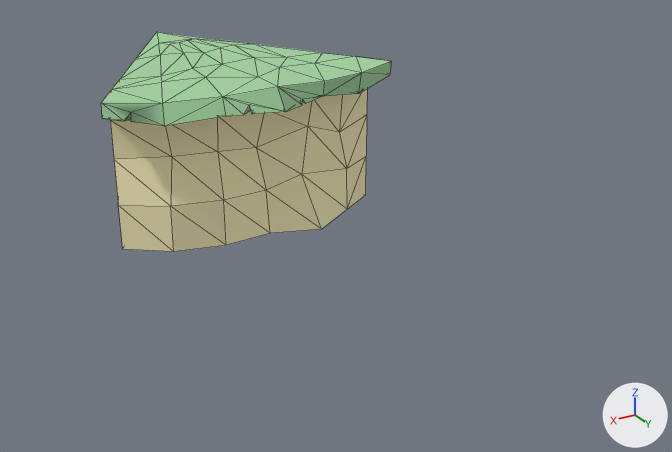
An edit to the glTF model public/assets/tile2.glb, drawn before and after from the same camera.
Rendered twice from a camera (50 mm lens) standing at (0.69, 1.884, 0.692) and looking at (-0.106, 0.557, 0.028). Lighting does not change. The marker at lower right points along +X, +Y and +Z. Mesh edges are drawn as thin lines. Where no turn or scale is listed for an object, it has been applied to the vertices. Vertices at the same position are counted once.

The older version as bpy lines, for what is in view:
```python
me_cylinder_025 = bpy.data.meshes.new('Cylinder.025')
me_cylinder_025.from_pydata(...)  # 89 vertices, 168 faces; spans x -0.275..0.275, y 0.0..0.569, z 0.0..0.297
# faces by material slot: [89, 79]
me_cylinder_025.materials.append(mat_stone_006)  # beige #f8eebc
me_cylinder_025.materials.append(mat_top_006)  # green #a4d4a2
ob_hill_004 = bpy.data.objects.new('hill.004', me_cylinder_025)
ob_hill_004.location = (0.0, 0.0, 0.0)
```
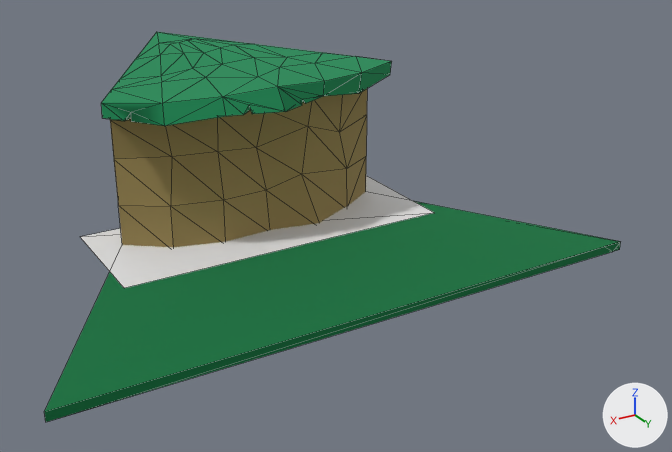
Where the change shows, as pixel boxes [x1, y1, x2, y2] in the pictures (672 x 452 px):
'ground.018', added (green)
    after: [44, 201, 621, 422]
'rocks2.003', added
    after: [81, 176, 434, 288]
part 1 of me_cylinder_025, recoloured
    both: [110, 89, 367, 248]
part 2 of me_cylinder_025, recoloured
    both: [101, 32, 392, 126]

Edits to the bpy script that builds the scene:
```text
Add mat_top_009:
    mat_top_009 = principled_material('top.009')
    mat_top_009.base_color = (0.0103, 0.262, 0.0953)  # green #1a8c57
    mat_top_009.roughness = 1.0
Add mat_stone_009:
    mat_stone_009 = principled_material('stone.009')
    mat_stone_009.base_color = (0.305, 0.223, 0.0782)  # yellow #96824f
    mat_stone_009.roughness = 1.0
Add mat_ground_010:
    mat_ground_010 = principled_material('ground.010')
    mat_ground_010.base_color = (0.0, 0.168, 0.0467)  # dark green #00723d
    mat_ground_010.roughness = 1.0
Change me_cylinder_025:
    where me_cylinder_025.from_pydata(...)  # 89 vertices, 168 faces; spans x -0.275..0.275, y 0.0..0.569, z 0.0..0.297
    used by ob_hill_004; location = (0.0, 0.0, 0.0)
    me_cylinder_025 part 1: all 89 faces that had it switch from mat_stone_006 (beige #f8eebc) to mat_stone_009 (yellow #96824f)
    me_cylinder_025 part 2: all 79 faces that had it switch from mat_top_006 (green #a4d4a2) to mat_top_009 (green #1a8c57)
Add me_plane_015:
    me_plane_015.from_pydata([(-0.301, -0.116, 0.0), (0.301, -0.116, 0.0), (-0.301, 0.116, 0.0), (0.301, 0.116, 0.0)], [], [(1, 2, 0), (1, 3, 2)])
Add me_circle_051:
    me_circle_051.from_pydata([(0.5, 0.866, 0.0), (-0.5, 0.866, 0.0), (0.0, 0.0, 0.0), (0.5, 0.866, 0.015), (-0.5, 0.866, 0.015), (0.0, 0.0, 0.015), (-0.484, 0.866, 0.0), (-0.459, 0.866, 0.015)], [], [(2, 1, 6), (2, 6, 0), (3, 7, 4), (3, 4, 5), (6, 1, 4), (6, 4, 7), (0, 6, 7), (0, 7, 3), (2, 5, 4), (2, 4, 1), (0, 3, 5), (0, 5, 2)])
    me_circle_051.materials.append(mat_ground_010)  # dark green #00723d
Add ob_rocks2_003:
    ob_rocks2_003 = bpy.data.objects.new('rocks2.003', me_plane_015)
    ob_rocks2_003.location = (0.001, 0.477, 0.025)
Add ob_ground_018:
    ob_ground_018 = bpy.data.objects.new('ground.018', me_circle_051)
    ob_ground_018.location = (0.0, 0.0, 0.01)
```
